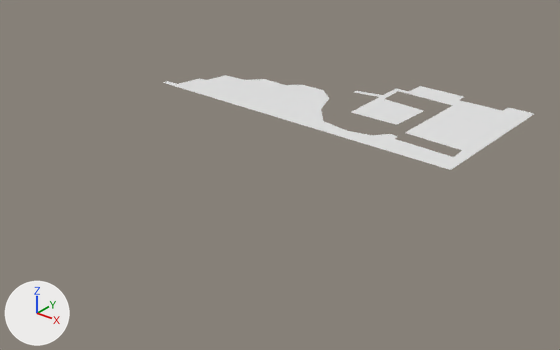
The Blender file dev/mechanism_level_export/untitled.blend, before and after one commit.
Rendered twice from a camera (50 mm lens) standing at (74.6, -70.1, 34.7) and looking at (22.5, -5.0, -5.6). The lights are fixed; the arrows at lower left show +X, +Y and +Z.

Objects in the first picture: 'email_this'.
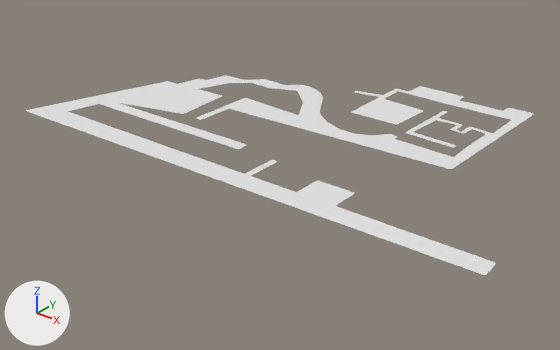
The change in detail:
me_email_this is used by ob_email_this; location (0.0, 0.0, 0.0).
me_email_this had 61 vertices, 1 face and spanned x -0.6..43.4, y -2.1..19.1, z 0.0.
me_email_this now has 130 vertices, 1 face and spans x -6.2..54.4, y -19.6..19.1, z 0.0.
Part 1, on me_email_this:
2 vertices are removed from x -0.6..22.0, y -1.4..3.8, z 0.0.
1 face is deleted.
7 vertices move from x -0.5..42.9, y -2.1..9.6, z 0.0 to x 13.0..42.9, y -3.3..9.5, z 0.0.
71 vertices are added at x -6.2..54.4, y -19.6..15.1, z 0.0.
1 new face joins them.

Location of each change, [x1, y1, x2, y2] in pixels of the pictures (560 x 350 px):
'email_this', reshaped (37% wider, 109% taller): before [163, 75, 534, 170]; after [26, 75, 534, 275]
